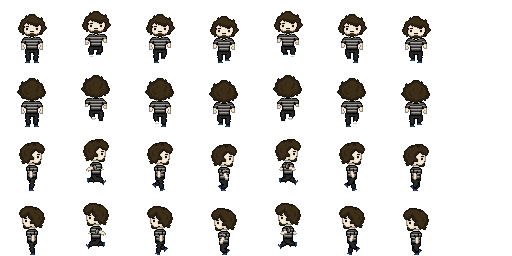
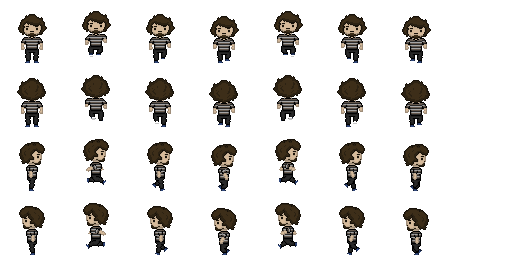
Layered file, before and after one edit (w=512, h=256). Changes by layer:
painted on "Background" over [21, 20, 427, 244]
